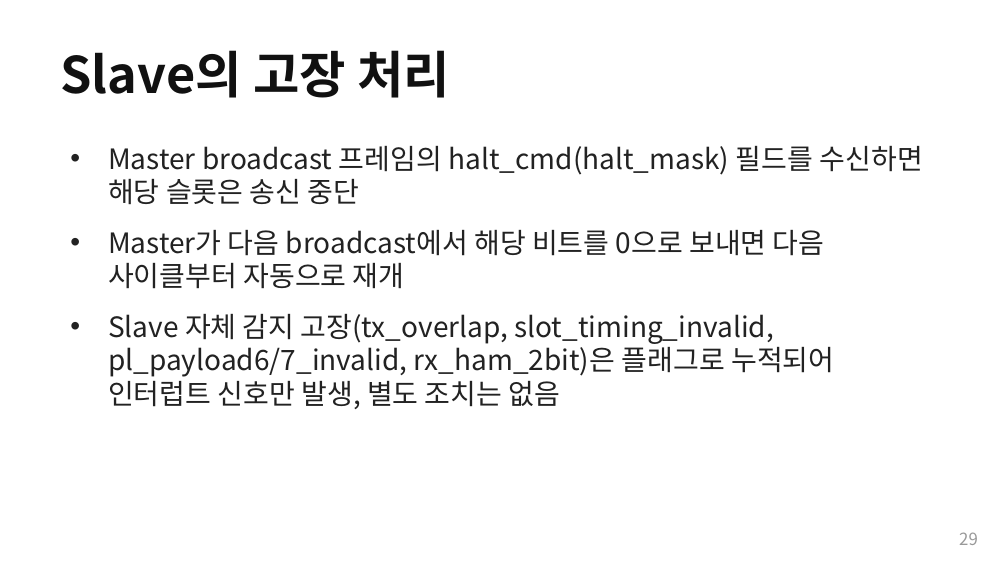
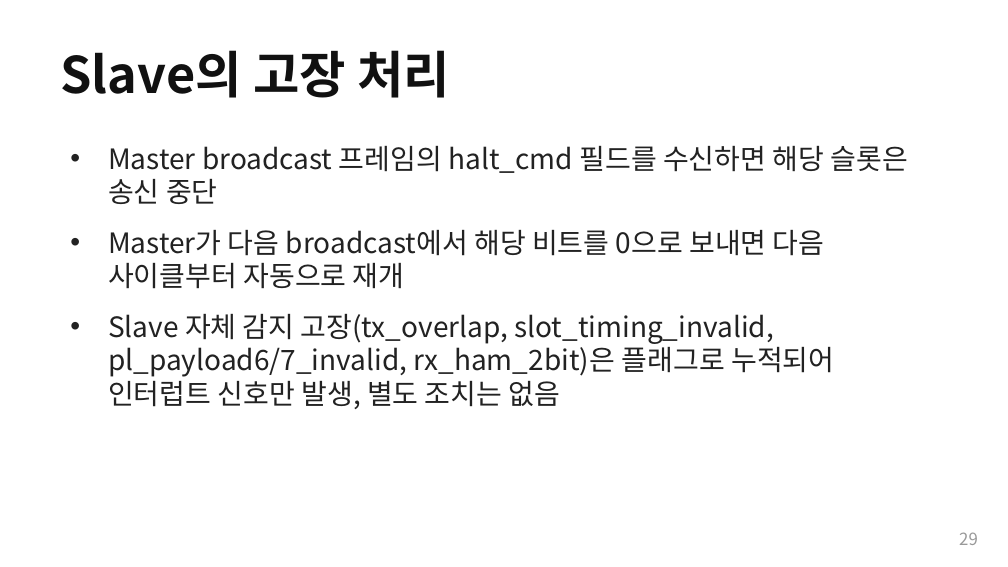
Before and after one commit to Woodong02/SoC_Design_and_Programming, a slide deck: slide 29 of presentation_full.pptx. Drawn at 1008x567 pixels with LibreOffice and Linux fonts; fonts in the diff are those of the drawing. Boxes give left, top, right and bottom in pixels: in the first picture for what was removed or moved away, otherwise in the second. Text is boxed around its words. In the diff, an @@ line names an element or a change of style, - is before the commit and + after.

```diff
--- a/presentation_full.pptx
+++ b/presentation_full.pptx
@@ text at box(108, 146, 908, 204): text changed @@
-• Master broadcast 프레임의 halt_cmd(halt_mask) 필드를 수신하면 해당 슬롯은 송신 중단
+• Master broadcast 프레임의 halt_cmd 필드를 수신하면 해당 슬롯은 송신 중단
```
Also in this commit, not shown: 4 other slides changed, 4 other files.
